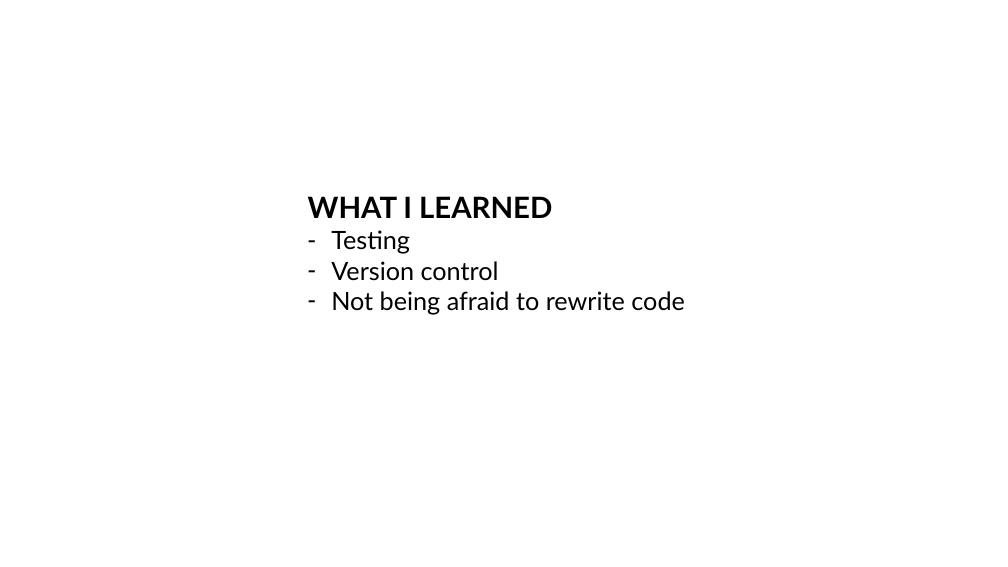
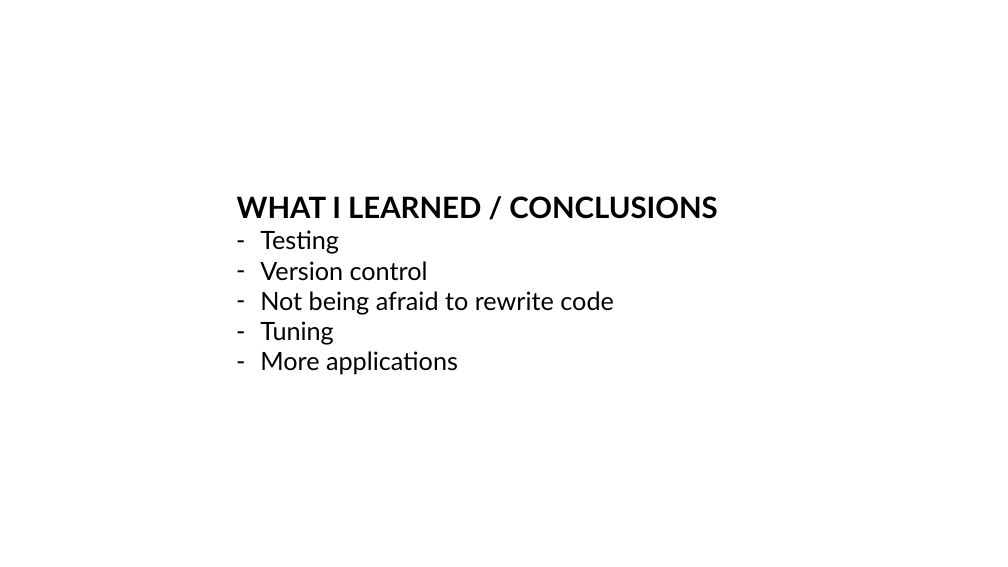
Before and after one commit to gwfellows/genetic-programming, a slide deck: slide 23 of presentation/Presentation.pptx (slide 22 before the commit). Drawn at 1008x567 pixels with LibreOffice and Linux fonts; fonts in the diff are those of the drawing. Boxes give left, top, right and bottom in pixels: in the first picture for what was removed or moved away, otherwise in the second. Text is boxed around its words. In the diff, an @@ line names an element or a change of style, - is before the commit and + after.

```diff
--- a/presentation/Presentation.pptx
+++ b/presentation/Presentation.pptx
@@ text "WHAT I LEARNED / CONCLUSIONS": place and size @@
-text "WHAT I LEARNED / CONCLUSIONS" at [308, 196, 685, 314]
+text "WHAT I LEARNED / CONCLUSIONS" at [237, 196, 717, 375]
@@ text at [237, 196, 717, 219]: text changed @@
-WHAT I LEARNED
+WHAT I LEARNED / CONCLUSIONS
@@ text at [260, 321, 458, 375]: paragraphs added @@
+– Tuning
+– More applications
```
Also in this commit, not shown: 6 other slides changed, 1 slide added, 1 other file.
